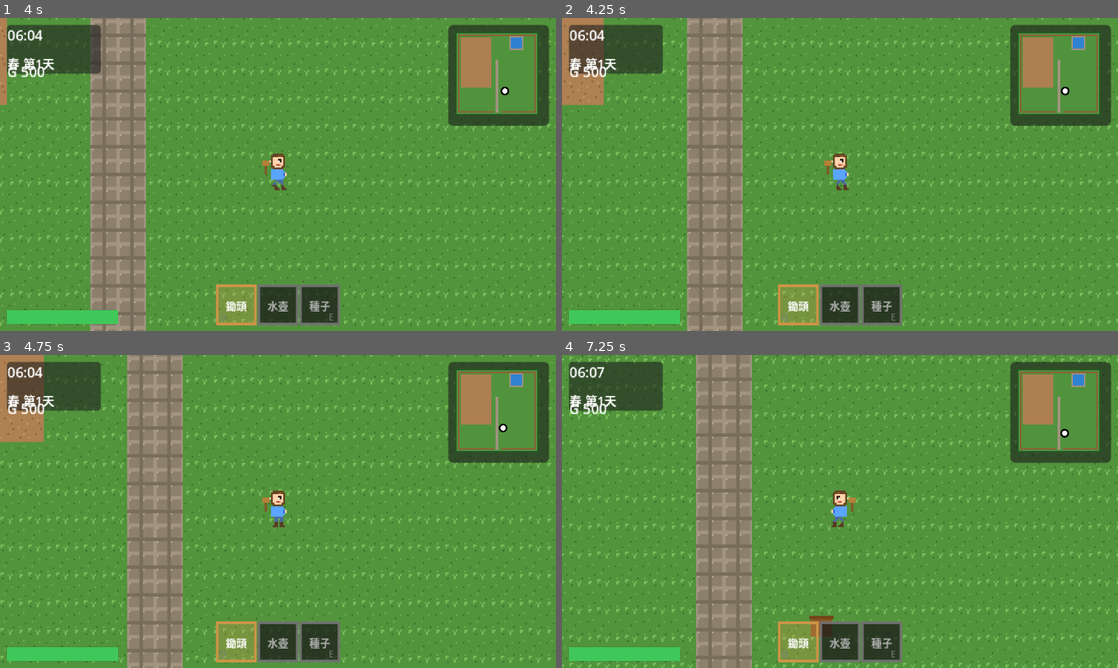
Above: before the commit, frames 1-4 (two rows, left to right).
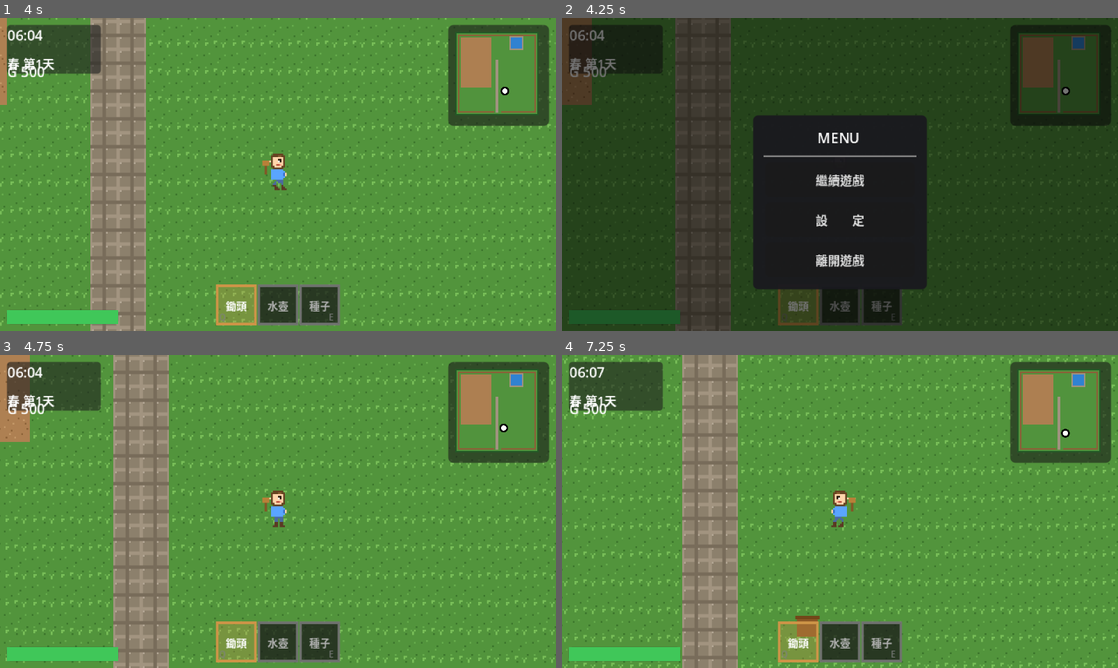
Above: after the commit, the same moments.

Repository: vito-mish/the-merry-fields
Game: Godot game, scene res://scenes/maps/farm.tscn
The game is run twice, just before and just after one commit, with the same random seed, the same clock (stepped at 60 frames per second) and the same inputs.
Inputs (mouse positions are in pixels of both pictures, inside the frame that each line leads up to):
- Up to frame 1 (4 s): tap Enter at 0.5 s; hold D (move_right) 0.53-1.28 s; hold Z (action) 0.53-1.28 s; hold S (move_down) 1.28-2.03 s; tap Z (action) at 1.35, 3.05 s; hold D (move_right) 2.03-2.78 s; hold Z (action) 2.03-2.78 s; tap E (tool_next) at 2.1 s; hold W (move_up) 2.78-3.53 s; tap Q (tool_prev) at 2.85 s; hold A (move_left) from 3.53 s (still down); hold Z (action) from 3.53 s (still down)
- Up to frame 2 (4.25 s): keep holding A (move_left); keep holding Z (action); tap Escape (menu) at 4.15 s
- Up to frame 3 (4.75 s): release A (move_left) at 4.25 s; release Z (action) at 4.25 s; click (278, 517) at 4.25 s, where only the run after the commit has a clickable "繼續遊戲"
- Up to frame 4 (7.25 s): tap Space at 5 s; hold A (move_left) 5.03-5.78 s; tap Z (action) at 5.1, 6.8 s; hold S (move_down) 5.78-6.53 s; hold Z (action) 5.78-6.53 s; tap E (tool_next) at 5.85 s; hold D (move_right) from 6.53 s (still down); tap Q (tool_prev) at 6.6 s

Frame 1 is identical in both runs. In frame 2, 100% of the frame differs, in the area x 0-100%, y 0-100%; in frame 3, 13%; in frame 4, 13%.

Commit message:
feat: 多語系支援（繁體中文 / English）+ 遊戲選單
- LocaleManager autoload：程式化注入 TranslationServer，支援 zh_TW / en
- 所有 UI 文字改用 tr()：季節、日期格式、時段、工具名稱
- GameMenu：ESC 開啟，繼續遊戲 / 設定 / 離開遊戲
- 設定頁：下拉選單選擇語言，縮小 StyleBox 與 PopupMenu 間距
- 切換語言後 HUD 日期、金幣、工具列即時更新

Co-Authored-By: Claude Sonnet 4.6 <noreply@anthropic.com>

Diff:
--- a/project.godot
+++ b/project.godot
@@ -26,6 +26,7 @@
 TransitionManager="*res://scripts/managers/transition_manager.gd"
 TimeManager="*res://scripts/managers/time_manager.gd"
 EconomyManager="*res://scripts/managers/economy_manager.gd"
+LocaleManager="*res://scripts/managers/locale_manager.gd"
 DebugPanel="*res://scripts/debug/debug_panel.gd"
 
 [display]
--- /dev/null
+++ b/scenes/ui/game_menu.tscn
@@ -0,0 +1,8 @@
+[gd_scene format=3]
+
+[ext_resource type="Script" path="res://scripts/ui/game_menu.gd" id="1"]
+
+[node name="GameMenu" type="Control"]
+anchor_right = 1.0
+anchor_bottom = 1.0
+script = ExtResource("1")
--- a/scenes/ui/hud.tscn
+++ b/scenes/ui/hud.tscn
@@ -1,8 +1,9 @@
-[gd_scene load_steps=7 format=3]
+[gd_scene load_steps=8 format=3]
 
 [ext_resource type="Script" path="res://scripts/ui/minimap.gd" id="1"]
 [ext_resource type="Script" path="res://scripts/ui/hud.gd" id="2"]
 [ext_resource type="Script" path="res://scripts/ui/toolbar.gd" id="3"]
+[ext_resource type="PackedScene" path="res://scenes/ui/game_menu.tscn" id="4"]
 
 [sub_resource type="StyleBoxFlat" id="1"]
 bg_color = Color(0.12, 0.12, 0.12, 0.6)
@@ -106,3 +107,5 @@
 [node name="Minimap" type="Control" parent="MinimapPanel/MarginContainer"]
 layout_mode = 2
 script = ExtResource("1")
+
+[node name="GameMenu" parent="." instance=ExtResource("4")]
--- /dev/null
+++ b/scripts/managers/locale_manager.gd
@@ -0,0 +1,95 @@
+## LocaleManager — 多語系管理 (支援 zh_TW / en)
+## Autoload 單例；使用 Godot 內建 tr() 翻譯所有 UI 文字
+extends Node
+
+signal locale_changed(locale: String)
+
+const LOCALES : Array[String] = ["zh_TW", "en"]
+
+var current_locale : String = "zh_TW"
+
+# ── 翻譯表 ────────────────────────────────────────────────────────────────
+
+const _ZH_TW : Dictionary = {
+	# 季節
+	"SEASON_SPRING":      "春",
+	"SEASON_SUMMER":      "夏",
+	"SEASON_FALL":        "秋",
+	"SEASON_WINTER":      "冬",
+	# HUD
+	"HUD_DATE":           "%s 第%d天",
+	"HUD_GOLD":           "G %d",
+	# 工具
+	"TOOL_HOE":           "鋤頭",
+	"TOOL_WATERING_CAN":  "水壺",
+	"TOOL_SEEDS":         "種子",
+	# 時段
+	"PERIOD_MIDNIGHT":    "深夜",
+	"PERIOD_MORNING":     "早晨",
+	"PERIOD_FORENOON":    "上午",
+	"PERIOD_AFTERNOON":   "下午",
+	"PERIOD_EVENING":     "傍晚",
+	"PERIOD_NIGHT":       "夜晚",
+	# 遊戲選單
+	"MENU_RESUME":        "繼續遊戲",
+	"MENU_SETTINGS":      "設　　定",
+	"MENU_QUIT":          "離開遊戲",
+	"MENU_BACK":          "← 返回",
+	"SETTINGS_LANGUAGE":  "語言",
+	"SETTINGS_TITLE":     "設定",
+}
+
+const _EN : Dictionary = {
+	# Seasons
+	"SEASON_SPRING":      "Spring",
+	"SEASON_SUMMER":      "Summer",
+	"SEASON_FALL":        "Fall",
+	"SEASON_WINTER":      "Winter",
+	# HUD
+	"HUD_DATE":           "%s Day %d",
+	"HUD_GOLD":           "G %d",
+	# Tools
+	"TOOL_HOE":           "Hoe",
+	"TOOL_WATERING_CAN":  "Can",
+	"TOOL_SEEDS":         "Seeds",
+	# Time of day
+	"PERIOD_MIDNIGHT":    "Midnight",
+	"PERIOD_MORNING":     "Morning",
+	"PERIOD_FORENOON":    "Forenoon",
+	"PERIOD_AFTERNOON":   "Afternoon",
+	"PERIOD_EVENING":     "Evening",
+	"PERIOD_NIGHT":       "Night",
+	# Game menu
+	"MENU_RESUME":        "Resume",
+	"MENU_SETTINGS":      "Settings",
+	"MENU_QUIT":          "Quit Game",
+	"MENU_BACK":          "< Back",
+	"SETTINGS_LANGUAGE":  "Language",
+	"SETTINGS_TITLE":     "Settings",
+}
+
+
+func _ready() -> void:
+	_register_translation("zh_TW", _ZH_TW)
+	_register_translation("en",    _EN)
+	set_locale(current_locale)
+
+
+# ── 公開 API ─────────────────────────────────────────────────────────────
+
+func set_locale(locale: String) -> void:
+	if not LOCALES.has(locale):
+		return
+	current_locale = locale
+	TranslationServer.set_locale(locale)
+	locale_changed.emit(locale)
+
+
+# ── 私有 ─────────────────────────────────────────────────────────────────
+
+func _register_translation(locale: String, table: Dictionary) -> void:
+	var t := Translation.new()
+	t.locale = locale
+	for key : String in table.keys():
+		t.add_message(key, table[key])
+	TranslationServer.add_translation(t)
--- a/scripts/managers/time_manager.gd
+++ b/scripts/managers/time_manager.gd
@@ -10,8 +10,8 @@
 const MINUTES_PER_HOUR := 60
 const DAYS_PER_SEASON  := 28
 
-const SEASONS          : Array[String] = ["春", "夏", "秋", "冬"]
 const SEASON_EN        : Array[String] = ["spring", "summer", "autumn", "winter"]
+const SEASON_KEYS      : Array[String] = ["SEASON_SPRING", "SEASON_SUMMER", "SEASON_FALL", "SEASON_WINTER"]
 
 ## 每天起床時間
 const DAY_START_HOUR   := 6
@@ -59,17 +59,17 @@
 
 
 func get_date_string() -> String:
-	return "%s 第%d天" % [SEASONS[season], day]
+	return tr("HUD_DATE") % [tr(SEASON_KEYS[season]), day]
 
 
-## 時段：深夜/早晨/上午/下午/傍晚/夜晚
+## 時段（依語系）
 func get_period() -> String:
-	if hour < 6:   return "深夜"
-	if hour < 9:   return "早晨"
-	if hour < 12:  return "上午"
-	if hour < 18:  return "下午"
-	if hour < 21:  return "傍晚"
-	return "夜晚"
+	if hour < 6:   return tr("PERIOD_MIDNIGHT")
+	if hour < 9:   return tr("PERIOD_MORNING")
+	if hour < 12:  return tr("PERIOD_FORENOON")
+	if hour < 18:  return tr("PERIOD_AFTERNOON")
+	if hour < 21:  return tr("PERIOD_EVENING")
+	return tr("PERIOD_NIGHT")
 
 
 # ── 私有 ─────────────────────────────────────────────────────────────────
--- /dev/null
+++ b/scripts/ui/game_menu.gd
@@ -0,0 +1,207 @@
+## GameMenu — ESC 開啟遊戲選單
+## 流程：主選單 → 設定 → 語言列表
+extends Control
+
+const FONT_SZ   := 7
+const BTN_MIN_H := 12
+
+var _menu_panel     : PanelContainer
+var _settings_panel : PanelContainer
+var _lang_option    : OptionButton
+
+
+func _ready() -> void:
+	process_mode = Node.PROCESS_MODE_ALWAYS   # 暫停時仍可操作選單
+	# anchors 已在 tscn 設為 full rect，清除 offset 確保完全填滿
+	set_offsets_preset(Control.PRESET_FULL_RECT)
+	mouse_filter = Control.MOUSE_FILTER_IGNORE
+	hide()
+	_build_ui()
+	LocaleManager.locale_changed.connect(_on_locale_changed)
+
+
+func _unhandled_input(event: InputEvent) -> void:
+	if event.is_action_pressed("menu"):
+		if visible:
+			_on_resume()
+		else:
+			_open_menu()
+		get_viewport().set_input_as_handled()
+
+
+# ── UI 建構 ───────────────────────────────────────────────────────────────
+
+func _build_ui() -> void:
+	var overlay := ColorRect.new()
+	overlay.set_anchors_preset(Control.PRESET_FULL_RECT)
+	overlay.color       = Color(0.0, 0.0, 0.0, 0.55)
+	overlay.mouse_filter = Control.MOUSE_FILTER_STOP
+	add_child(overlay)
+
+	_menu_panel     = _build_main_panel()
+	_settings_panel = _build_settings_panel()
+	add_child(_menu_panel)
+	add_child(_settings_panel)
+	_settings_panel.hide()
+
+
+func _build_main_panel() -> PanelContainer:
+	var panel := _make_panel(100, 68)
+	var vbox  := _panel_vbox(panel)
+
+	var title := _make_label("MENU", 8, true)
+	vbox.add_child(title)
+	vbox.add_child(_make_separator())
+
+	_add_button(vbox, tr("MENU_RESUME"),   _on_resume)
+	_add_button(vbox, tr("MENU_SETTINGS"), _on_settings)
+	_add_button(vbox, tr("MENU_QUIT"),     _on_quit)
+	return panel
+
+
+func _build_settings_panel() -> PanelContainer:
+	var panel := _make_panel(120, 62)
+	var vbox  := _panel_vbox(panel)
+
+	vbox.add_child(_make_label(tr("SETTINGS_TITLE"), FONT_SZ, true))
+	vbox.add_child(_make_separator())
+
+	# 語言列
+	var row := HBoxContainer.new()
+	row.add_theme_constant_override("separation", 4)
+	vbox.add_child(row)
+
+	var lbl := _make_label(tr("SETTINGS_LANGUAGE"), FONT_SZ, false)
+	lbl.size_flags_horizontal = Control.SIZE_EXPAND_FILL
+	row.add_child(lbl)
+
+	_lang_option = _make_option_button()
+	_lang_option.add_item("繁體中文", 0)
+	_lang_option.add_item("English",  1)
+	_lang_option.selected = LocaleManager.LOCALES.find(LocaleManager.current_locale)
+	_lang_option.item_selected.connect(_on_lang_selected)
+	row.add_child(_lang_option)
+
+	vbox.add_child(_make_separator())
+	_add_button(vbox, tr("MENU_BACK"), _on_back)
+	return panel
+
+
+func _make_option_button() -> OptionButton:
+	var btn := OptionButton.new()
+	btn.custom_minimum_size = Vector2(62, BTN_MIN_H)
+	btn.add_theme_font_size_override("font_size", FONT_SZ)
+
+	# 縮小按鈕本體的內距
+	for state in ["normal", "hover", "pressed", "focus", "disabled"]:
+		var s := StyleBoxFlat.new()
+		s.bg_color = Color(0.18, 0.18, 0.22, 1.0) if state != "hover" else Color(0.25, 0.25, 0.30, 1.0)
+		s.set_corner_radius_all(2)
+		s.set_content_margin(SIDE_LEFT,   3)
+		s.set_content_margin(SIDE_RIGHT,  3)
+		s.set_content_margin(SIDE_TOP,    1)
+		s.set_content_margin(SIDE_BOTTOM, 1)
+		btn.add_theme_stylebox_override(state, s)
+
+	# 縮小下拉清單的字型與間距
+	var popup := btn.get_popup()
+	popup.add_theme_font_size_override("font_size", FONT_SZ)
+	popup.add_theme_constant_override("v_separation",      2)
+	popup.add_theme_constant_override("item_start_padding", 4)
+	popup.add_theme_constant_override("item_end_padding",   4)
+
+	var ps := StyleBoxFlat.new()
+	ps.bg_color = Color(0.15, 0.15, 0.18, 0.97)
+	ps.set_corner_radius_all(2)
+	ps.set_content_margin_all(2)
+	popup.add_theme_stylebox_override("panel", ps)
+	return btn
+
+
+# ── 工具函式 ─────────────────────────────────────────────────────────────
+
+func _make_panel(w: int, h: int) -> PanelContainer:
+	var p     := PanelContainer.new()
+	var style := StyleBoxFlat.new()
+	style.bg_color = Color(0.10, 0.10, 0.12, 0.95)
+	style.set_corner_radius_all(3)
+	style.set_content_margin_all(7)
+	p.add_theme_stylebox_override("panel", style)
+	p.set_anchors_preset(Control.PRESET_CENTER)
+	p.set_offset(SIDE_LEFT,   -w * 0.5)
+	p.set_offset(SIDE_TOP,    -h * 0.5)
+	p.set_offset(SIDE_RIGHT,   w * 0.5)
+	p.set_offset(SIDE_BOTTOM,  h * 0.5)
+	return p
+
+
+func _panel_vbox(panel: PanelContainer) -> VBoxContainer:
+	var vbox := VBoxContainer.new()
+	vbox.add_theme_constant_override("separation", 3)
+	panel.add_child(vbox)
+	return vbox
+
+
+func _make_label(text: String, fs: int, centered: bool) -> Label:
+	var lbl := Label.new()
+	lbl.text = text
+	lbl.add_theme_font_size_override("font_size", fs)
+	if centered:
+		lbl.horizontal_alignment = HORIZONTAL_ALIGNMENT_CENTER
+	return lbl
+
+
+func _make_separator() -> HSeparator:
+	var sep := HSeparator.new()
+	sep.add_theme_constant_override("separation", 2)
+	return sep
+
+
+func _add_button(parent: Control, text: String, callback: Callable) -> void:
+	var btn := Button.new()
+	btn.text = text
+	btn.custom_minimum_size.y = BTN_MIN_H
+	btn.add_theme_font_size_override("font_size", FONT_SZ)
+	btn.pressed.connect(callback)
+	parent.add_child(btn)
+
+
+
+
+# ── 動作 ─────────────────────────────────────────────────────────────────
+
+func _open_menu() -> void:
+	_menu_panel.show()
+	_settings_panel.hide()
+	show()
+	get_tree().paused = true
+
+
+func _on_resume() -> void:
+	hide()
+	get_tree().paused = false
+
+
+func _on_settings() -> void:
+	_menu_panel.hide()
+	_settings_panel.show()
+
+
+func _on_back() -> void:
+	_settings_panel.hide()
+	_menu_panel.show()
+
+
+func _on_lang_selected(index: int) -> void:
+	LocaleManager.set_locale(LocaleManager.LOCALES[index])
+
+
+func _on_quit() -> void:
+	get_tree().paused = false
+	get_tree().quit()
+
+
+func _on_locale_changed(_locale: String) -> void:
+	# 同步 OptionButton 選中項（外部切換時保持一致）
+	if _lang_option:
+		_lang_option.selected = LocaleManager.LOCALES.find(_locale)
--- a/scripts/ui/hud.gd
+++ b/scripts/ui/hud.gd
@@ -26,6 +26,7 @@
 	TimeManager.time_changed.connect(_on_time_changed)
 	TimeManager.day_changed.connect(_on_day_changed)
 	EconomyManager.gold_changed.connect(_on_gold_changed)
+	LocaleManager.locale_changed.connect(_on_locale_changed)
 	_on_time_changed(TimeManager.hour, TimeManager.minute)
 	_on_day_changed(TimeManager.day, TimeManager.season, TimeManager.year)
 	_on_gold_changed(EconomyManager.gold)
@@ -42,12 +43,19 @@
 	_time_label.text = "%02d:%02d" % [h, m]
 
 
-func _on_day_changed(d: int, s: int, _y: int) -> void:
-	_date_label.text = "%s 第%d天" % [TimeManager.SEASONS[s], d]
+func _on_day_changed(_d: int, _s: int, _y: int) -> void:
+	_date_label.text = TimeManager.get_date_string()
 
 
 func _on_gold_changed(amount: int) -> void:
-	_gold_label.text = "G %d" % amount
+	_gold_label.text = tr("HUD_GOLD") % amount
+
+
+func _on_locale_changed(_locale: String) -> void:
+	# 語系切換後強制刷新所有文字
+	_date_label.text = TimeManager.get_date_string()
+	_gold_label.text = tr("HUD_GOLD") % EconomyManager.gold
+	_toolbar.queue_redraw()
 
 
 # ── 體力條 ────────────────────────────────────────────────────────────────
--- a/scripts/ui/toolbar.gd
+++ b/scripts/ui/toolbar.gd
@@ -3,10 +3,10 @@
 extends Control
 
 const TOOLS       : Array[String] = ["hoe", "watering_can", "seeds"]
-const TOOL_LABELS : Dictionary    = {
-	"hoe":          "鋤頭",
-	"watering_can": "水壺",
-	"seeds":        "種子",
+const TOOL_TR_KEYS : Dictionary   = {
+	"hoe":          "TOOL_HOE",
+	"watering_can": "TOOL_WATERING_CAN",
+	"seeds":        "TOOL_SEEDS",
 }
 const TOOL_COLORS : Dictionary    = {
 	"hoe":          Color(0.80, 0.58, 0.28, 1.0),
@@ -46,7 +46,7 @@
 		draw_rect(rect, border, false, 1.5)
 
 		# 文字標籤
-		var label : String = TOOL_LABELS[TOOLS[i]]
+		var label : String = tr(TOOL_TR_KEYS[TOOLS[i]])
 		var font   := ThemeDB.fallback_font
 		var fs     := FONT_SZ
 		var tw     : float = font.get_string_size(label, HORIZONTAL_ALIGNMENT_LEFT, -1, fs).x
Not shown, added: scripts/managers/locale_manager.gd.uid
Not shown, added: scripts/ui/game_menu.gd.uid
